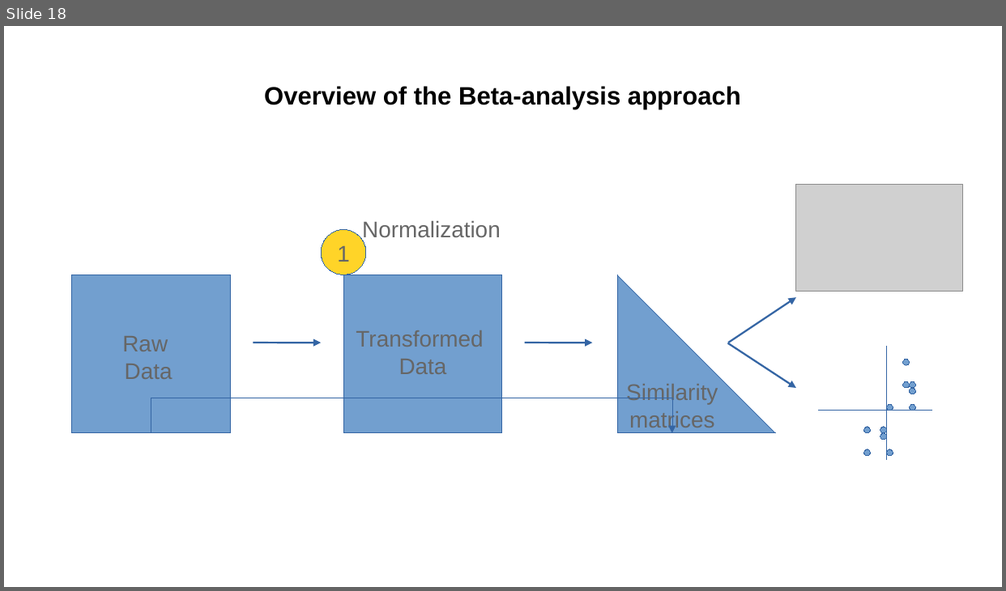
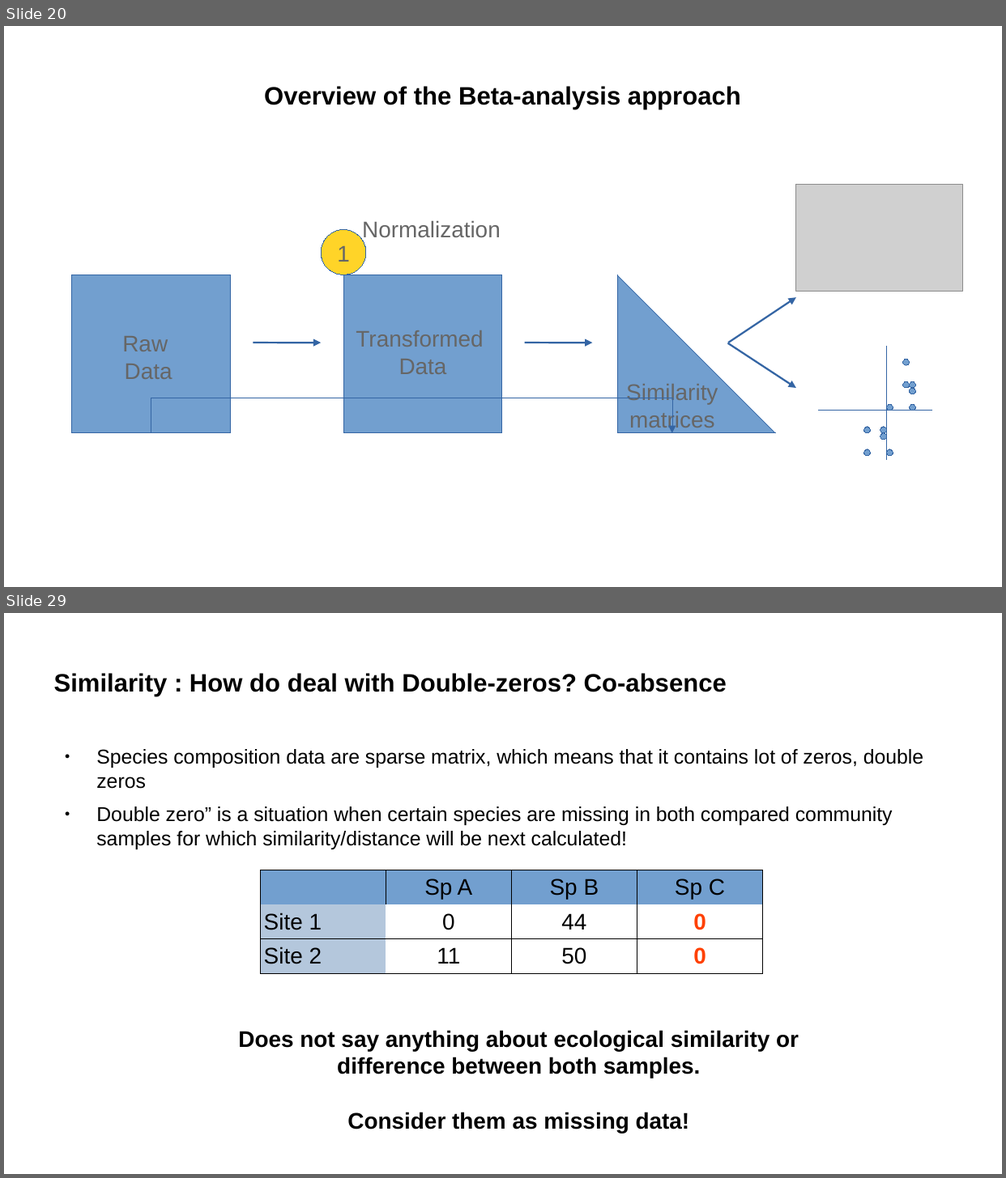
Before and after one commit to vincentmanz/Metagenomics_2024, a slide deck: Day_2/diversity indices.odp. Shown one above the other, each under a label of ours: slide 18 before the commit, slides 20 and 29 after it; the slides between them are not shown. The pictures are 1006x591 and 1006x1178 pixels, drawn with LibreOffice and Linux fonts; fonts in the diff are those of the drawing; grey boxes stand for pictures. Boxes give left, top, right and bottom in pixels: in the first picture for what was removed or moved away, otherwise in the second. Text is boxed around its words. In the diff, an @@ line names an element or a change of style, - is before the commit and + after.

```diff
--- a/Day_2/diversity indices.odp
+++ b/Day_2/diversity indices.odp
@@ slide 29 added at box(4, 613, 1002, 1174), background #FFFFFF @@
@@ title added at box(54, 673, 727, 697), 20 pt, text #000000, bold @@
+Similarity : How do deal with Double-zeros? Co-absence
@@ text added at box(96, 749, 923, 850), 16 pt, text #000000 @@
+● Species composition data are sparse matrix, which means that it contains lot of zeros, double zeros
+● Double zero” is a situation when certain species are missing in both compared community samples for which similarity/distance will be next calculated!
@@ table added at box(260, 871, 764, 973), 3 rows, 4 columns @@
+ | Sp A | Sp B | Sp C
+Site 1 | 0 | 44 | 0
+Site 2 | 11 | 50 | 0
@@ text added at box(238, 1030, 799, 1133), 18 pt, text #000000, bold @@
+Does not say anything about ecological similarity or difference between both samples.
+Consider them as missing data!
@@ what was slide 18 is now slide 20 @@
```
Also in this commit, not shown: 9 slides changed, 17 other slides added, 7 slides removed, 1 other file.
